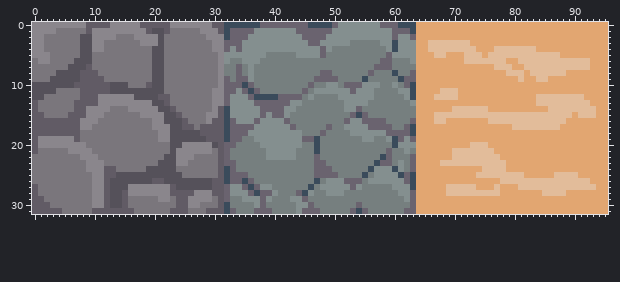
Edited in one commit: sprite sheet (Sprites/roguelike-tiles-walls-rocky.png). Above is the file before it was changed.
The file is 96x32 pixels. Colours within 5 levels of each other are drawn and written as one.
And afterwards:
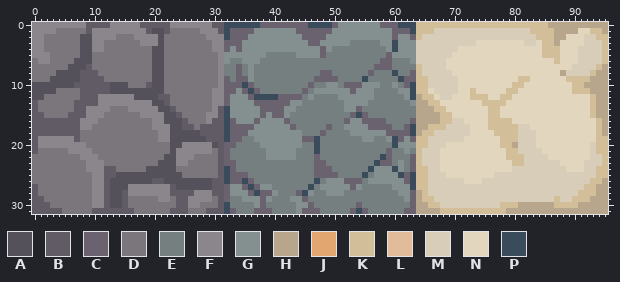
Palette (. is transparent): A #55515a  B #615b65  C #6a636f  D #7a767c  E #767f7f  F #8a868c  G #848f8f  H #b7a68b  J #e2a671  K #d2bf9a  L #e2bc9a  M #d8cdb8  N #e2d6bf  P #3a4b5b
The exact change:
Changed rows in their new state; - is an unchanged pixel.
first column x 64:
 0 KKKKKKKKKKKKKKKKKKKKKKHHHHHHHHHH
 1 KKKMMMMMMMMMMMMMMMMKKKKHHHHNNKKH
 2 KMMMMMMMMMMMMMMMMMMMKKKHHNNNMMKK
 3 MMMMMMMMMMNNNNNNNNMMNKKHNNNNMMMK
 4 MMMMMMMNNNNNNNNNNNNNNKKKNNNMMMMK
 5 MMMMMMNNNNNNNNNNNNNNNKKKNNNMMMMK
 6 MMMMMNNNNNNNNNNNNNNNNNNKNNNMMMMK
 7 KMMMMNNNNNNNNNNNNNNNNNNNNNMMMMKH
 8 KMMMMMNNNNNNNNNNNNNNNNNNHMMMMKHH
 9 KKMMMMMNNNNNNNNNNKKNNNNNNKKKKHHH
10 KKMMMMMNNNNNNNNNKKNNNNNNNNKKHHHH
11 KKNMMMMNNKNNNNNKKNNNNNNNNNKKKHHH
12 HKKNMMNNNKKKNNKKNNNNNNNNNNNNNKHH
13 HHKKNNNNNNNKKKKNNNNNNNNNNNNNNKHH
14 HHHKKNNNNNNNKKNNNNNNNNNNNNNNNKHH
15 HHHHKKNNNNNNKKNNNNNNNNNNNNNNNKHH
16 HHHHKKMMNNNNKKKKNNNNNNNNNNNNNNKH
17 HHKKKMMMMNNNKKKKKMMNNNNNNNNNNNKH
18 HKKMMMMMMNNNNKKKKMMMNNNNNNNNNNKH
19 KKMMMMMMNNNNNNKKKMMMNNNNNNNNNNKK
20 KKMMMNNNNNNNNNKKHMMMNNNNNNNNNMKK
21 KMMMNNNNNNNNNNNKKMMMMNNNNNNNNMKK
22 KMMMNNNNNNNNNNNKKKMMMMNNNNNNNMMK
23 KMMMNNNNNNNNNNNNKKMMMMMMNNNNMMMK
24 KKMMNNNNNNNNNNNNMMMMMMMMMNNNMMKK
25 KKMMMNNNNNNNNMMMMMMMMMMMMMMMMMKK
26 KKMMMMMMNNNMMMMMMMMMMMMMMMMMMKKH
27 KKMMMMMMMMMMMMMMMMMMMMMMMMMMKKHH
28 HKMMMMMMMMMMMMMMMMMMMMMMMMMKKKHH
29 HKKMMMMMMMMMMMMMMMMMMMMKMMKKKHHH
30 HHKKMMMMMMMMMMKKKHHHHHHKKKKHHHHH
31 HHHHKKKKKKKKKKKHHHHHHHHHHHHHHHHH
Pixel boxes of the changes (left, top, right, bottom) in both pictures:
changed: (416, 22, 608, 214)
